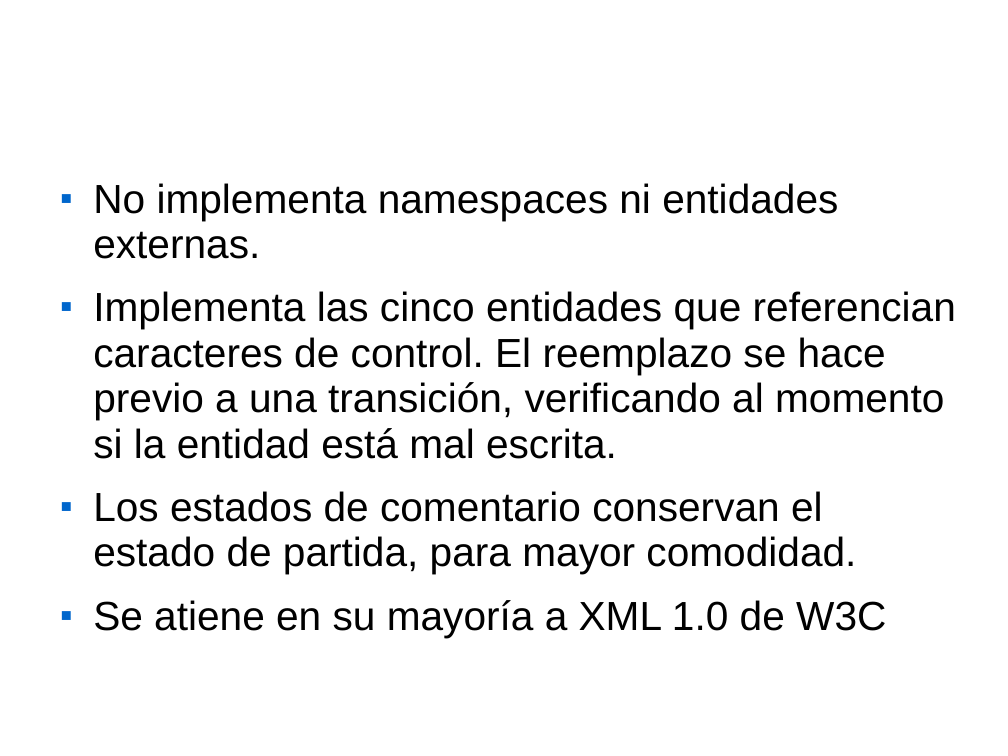
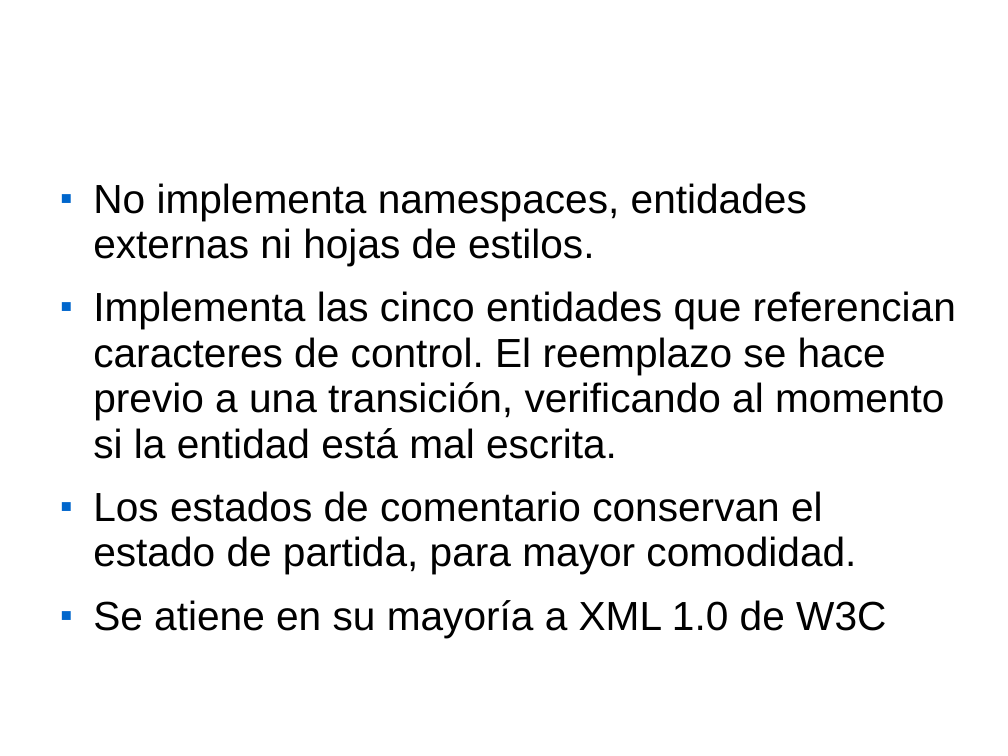
Before and after one commit to mateobengualid/parsermente, a slide deck: slide 5 of Parsers/documents/Parser Presentation.ppt. Drawn at 1008x756 pixels with LibreOffice and Linux fonts; fonts in the diff are those of the drawing; background and template pictures are left out. Boxes give left, top, right and bottom in pixels: in the first picture for what was removed or moved away, otherwise in the second. Text is boxed around its words. In the diff, an @@ line names an element or a change of style, - is before the commit and + after.

Commit message:
Cambios en interfaz, implementación de excepciones en el dom.

```diff
--- a/Parsers/documents/Parser Presentation.ppt
+++ b/Parsers/documents/Parser Presentation.ppt
@@ text at [93,183,807,266]: text changed @@
-■ No implementa namespaces ni entidades externas.
+■ No implementa namespaces, entidades externas ni hojas de estilos.
```
Also in this commit, not shown: 7 other slides changed, 1 slide added, 3 other files.
